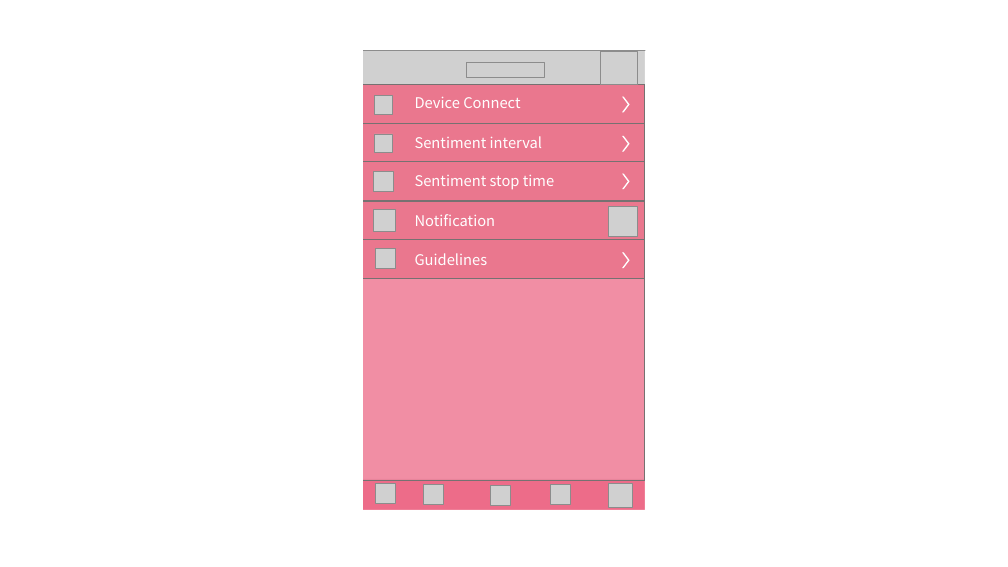
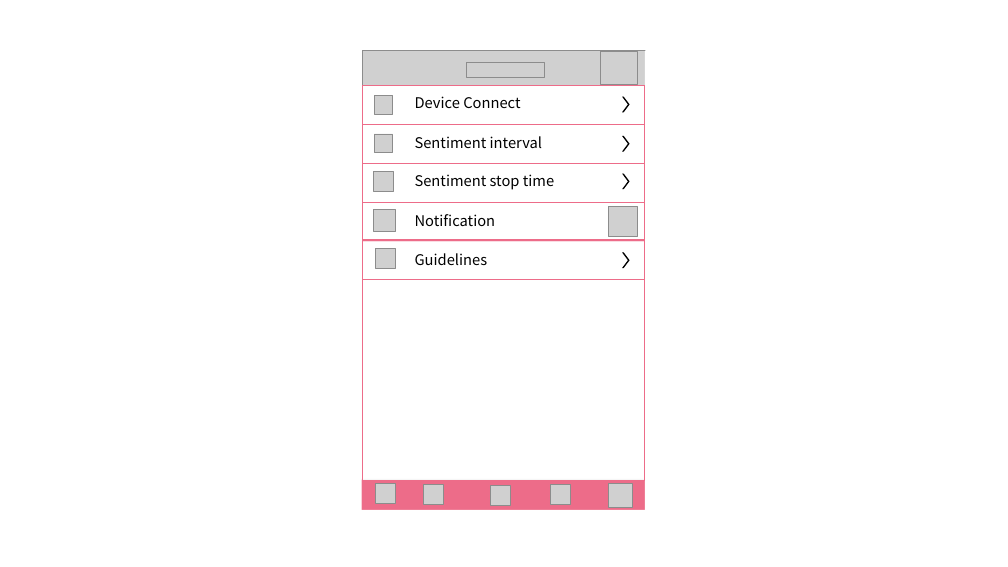
Before and after one commit to edicu2/Sentiment_Diffuser, a slide deck: slide 14 of documents/4. diffuser_디자인기획서/화면정의서_모바일_1차 수정.pptx (slide 13 before the commit). Drawn at 1008x567 pixels with LibreOffice and Linux fonts; fonts in the diff are those of the drawing; grey boxes stand for pictures. Boxes give left, top, right and bottom in pixels: in the first picture for what was removed or moved away, otherwise in the second. Text is boxed around its words. In the diff, an @@ line names an element or a change of style, - is before the commit and + after.

```diff
--- a/documents/4. diffuser_디자인기획서/화면정의서_모바일_1차 수정.pptx
+++ b/documents/4. diffuser_디자인기획서/화면정의서_모바일_1차 수정.pptx
@@ fill #EA778E to none; outline #767171 1 pt to #ED6C89 1 pt in 5 elements at [362, 85, 644, 125], [362, 202, 644, 241], [362, 240, 644, 280], [362, 125, 644, 164], [362, 163, 644, 203] @@
@@ rectangle at [363, 240, 644, 480]: fill #ED6C89 at 77% opacity to #FFFFFF at 77% opacity; outline #767171 1 pt to #ED6C89 1 pt @@
@@ text colour #FFFFFF to #000000 in 5 elements at [415, 96, 520, 108], [415, 136, 542, 148], [415, 174, 554, 190], [415, 214, 496, 226], [415, 253, 488, 265] @@
@@ fill #FFFFFF to #000000; outline #FFFFFF 1 pt to #000000 1 pt in 4 elements at [623, 98, 629, 112], [623, 137, 629, 151], [623, 174, 629, 188], [623, 253, 629, 268] @@
```
Also in this commit, not shown: 2 other slides changed, 2 slides added, 1 other file.
